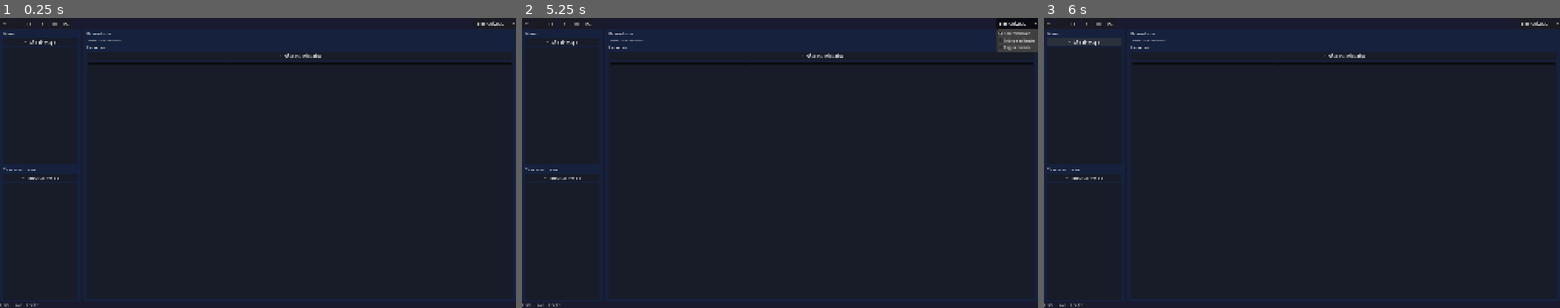
Above: before the commit, frames 1-3 (left to right).
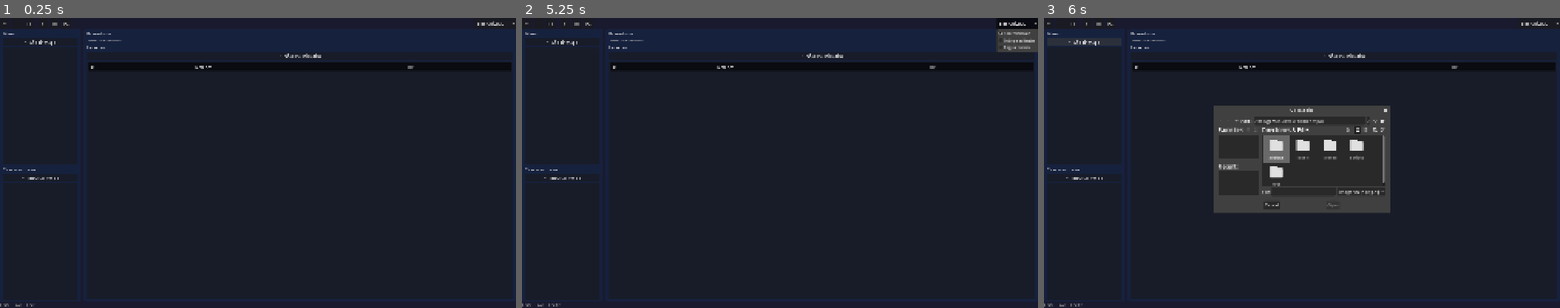
Above: after the commit, the same moments.

Repository: DEVizzent/BattleMapToolkit
Game: Godot game, scene res://scenes/ui/dm_window.tscn
Two runs of this game, one before a commit and one after it. Both use one fixed random seed, a clock stepped at 60 frames per second and the inputs below. This scene is started directly instead of the project's main scene.
Inputs:
- Up to frame 1 (0.25 s): no input
- Up to frame 2 (5.25 s): click "+" at 0.5 s; click "-" at 1.25 s; click "[ ]" at 2 s; click "#" at 2.75 s; click "M" at 3.5 s; click "FX" at 4.25 s; click "Sincronizado" at 5 s
- Up to frame 3 (6 s): click "+ Añadir mapa" at 5.75 s

The runs differ from the first frame. In frame 1, less than 0.1% of the frame differs, in the area x 6-81%, y 16-100%; in frame 2, less than 0.1%; in frame 3, 7.2%, in the area x 17-81%, y 16-68%.
Error before the commit: Parse Error: Value of type "String" cannot be assigned to a variable of type "int". (res://scripts/ui/dm_window.gd:94)

Commit message:
fix: corregir ViewMode con idx int directo + test view_mode (32/32 tests)

Diff:
--- a/scripts/ui/dm_window.gd
+++ b/scripts/ui/dm_window.gd
@@ -89,10 +89,9 @@
 
 
 func _on_view_mode_changed(idx: int) -> void:
+	GameState.view_mode = idx
 	var modes := {0: "synced", 1: "independent", 2: "follow_turn"}
-	var mode: String = modes.get(idx, "synced")
-	GameState.view_mode = mode
-	EventBus.view_mode_changed.emit(mode)
+	EventBus.view_mode_changed.emit(modes.get(idx, "synced"))
 
 
 func _apply_zoom() -> void:
--- /dev/null
+++ b/test/test_launcher/test_view_mode.gd
@@ -0,0 +1,36 @@
+extends GutTest
+
+func test_view_mode_enum_values() -> void:
+	assert_eq(GameState.ViewMode.SYNCED, 0)
+	assert_eq(GameState.ViewMode.INDEPENDENT, 1)
+	assert_eq(GameState.ViewMode.FOLLOW_TURN, 2)
+
+
+func test_view_mode_default() -> void:
+	assert_eq(GameState.view_mode, GameState.ViewMode.SYNCED, "View mode default es SYNCED (0)")
+
+
+func test_view_mode_changes_correctly() -> void:
+	GameState.view_mode = GameState.ViewMode.INDEPENDENT
+	assert_eq(GameState.view_mode, 1)
+	assert_eq(GameState.view_mode, GameState.ViewMode.INDEPENDENT)
+
+	GameState.view_mode = GameState.ViewMode.FOLLOW_TURN
+	assert_eq(GameState.view_mode, 2)
+
+	GameState.view_mode = GameState.ViewMode.SYNCED
+	assert_eq(GameState.view_mode, 0)
+
+
+func test_view_mode_signal_emits() -> void:
+	watch_signals(EventBus)
+	EventBus.view_mode_changed.emit("synced")
+	assert_signal_emitted(EventBus, "view_mode_changed")
+	assert_signal_emitted_with_parameters(EventBus, "view_mode_changed", ["synced"])
+
+	EventBus.view_mode_changed.emit("independent")
+	assert_signal_emitted_with_parameters(EventBus, "view_mode_changed", ["independent"])
+
+
+func after_all() -> void:
+	GameState.view_mode = GameState.ViewMode.SYNCED
